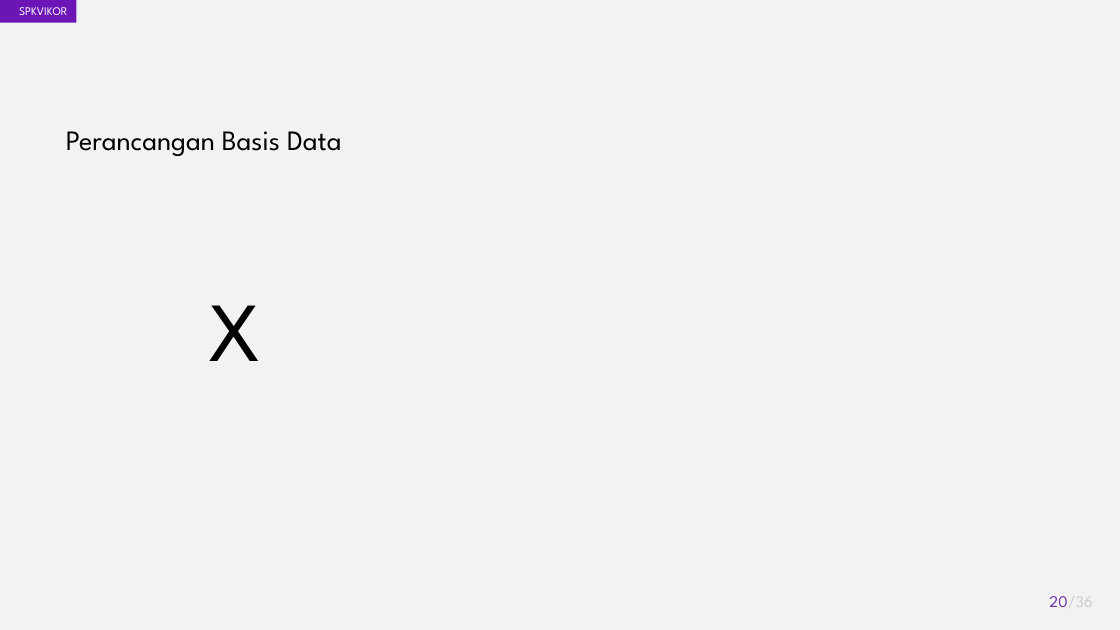
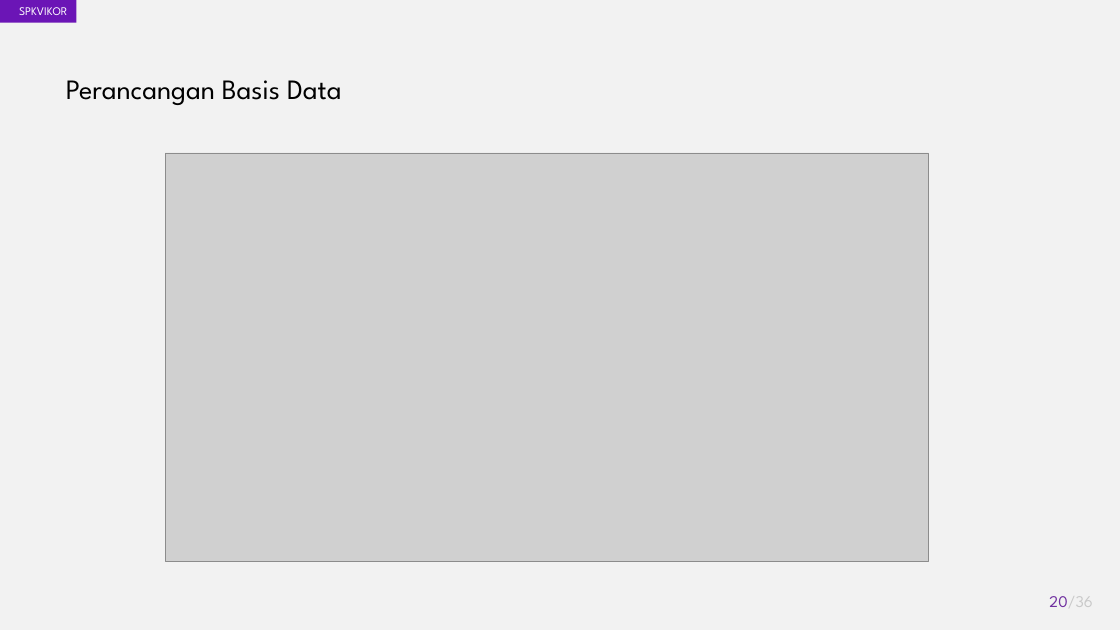
Before and after one commit to akhmadali7/TugasAkhir, a slide deck: slide 20 of PPT - TA - Akhmad Ali Sajidin.pptx. Drawn at 1120x630 pixels with LibreOffice and Linux fonts; fonts in the diff are those of the drawing; grey boxes stand for pictures. Boxes give left, top, right and bottom in pixels: in the first picture for what was removed or moved away, otherwise in the second. Text is boxed around its words. In the diff, an @@ line names an element or a change of style, - is before the commit and + after.

```diff
--- a/PPT - TA - Akhmad Ali Sajidin.pptx
+++ b/PPT - TA - Akhmad Ali Sajidin.pptx
@@ text "Perancangan Basis Data": place and size @@
-text "Perancangan Basis Data" at (66,131,342,156)
+text "Perancangan Basis Data" at (66,80,342,105)
@@ picture added at (166,153,929,561) @@
@@ text removed at (209,305,260,361) @@
-X
```
Also in this commit, not shown: 9 other slides changed, 1 other file.
